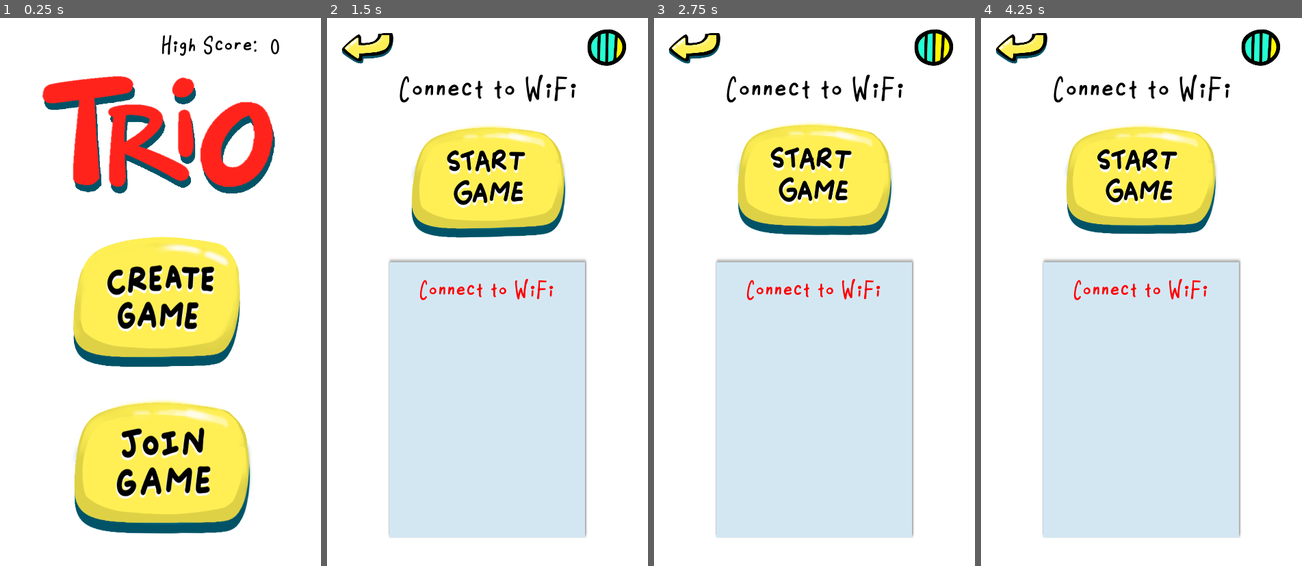
Above: before the commit, frames 1-4 (left to right).
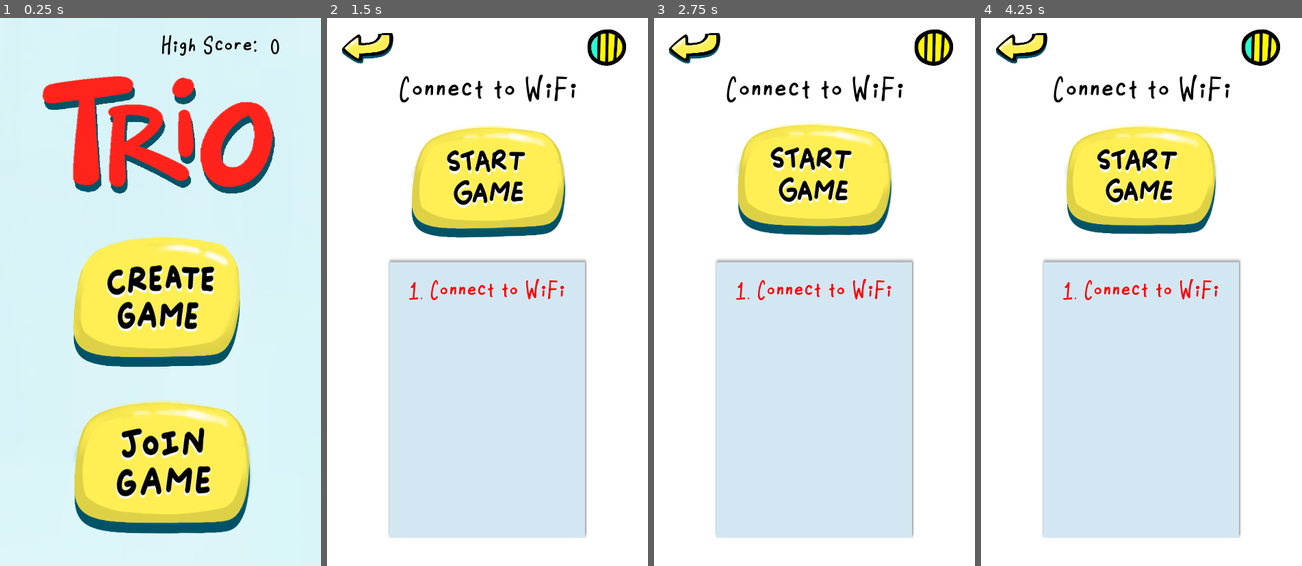
Above: after the commit, the same moments.

Repository: brennanho/Trio
Game: Godot game, scene res://Main.tscn
Same seed, same stepped clock (60 frames per second), same inputs: the game is played once before the commit and once after it.
Inputs (mouse positions are in pixels of both pictures, inside the frame that each line leads up to):
- Up to frame 1 (0.25 s): no input
- Up to frame 2 (1.5 s): click (484, 297) at 0.5 s; click (487, 182) at 1.25 s
- Up to frame 3 (2.75 s): click (814, 182) at 2 s
- Up to frame 4 (4.25 s): click (1141, 182) at 2.75 s

The runs differ from the first frame. In frame 1, 69% of the frame differs, in the area x 0-100%, y 0-100%; in frame 2, 0.8%; in frame 3, 0.7%; in frame 4, 0.8%.

Commit message:
Numbered order in lobby

Diff:
--- a/Lobby.tscn
+++ b/Lobby.tscn
@@ -43,10 +43,10 @@
 self_modulate = Color( 1, 1, 1, 0.607843 )
 anchor_right = 1.0
 anchor_bottom = 1.0
-margin_left = 1021.8
-margin_top = 616.72
-margin_right = 636.798
-margin_bottom = 1061.72
+margin_left = 1014.01
+margin_top = 612.824
+margin_right = 629.006
+margin_bottom = 1057.82
 rect_rotation = 90.0
 texture = ExtResource( 1 )
 expand = true
@@ -115,7 +115,7 @@
 position = Vector2( 947.176, 513.004 )
 scale = Vector2( 0.448125, 0.498043 )
 frames = SubResource( 2 )
-frame = 3
+frame = 1
 playing = true
 flip_v = true
 
--- a/Main.tscn
+++ b/Main.tscn
@@ -34,10 +34,10 @@
 show_behind_parent = true
 anchor_right = 1.0
 anchor_bottom = 1.0
-margin_left = 616.188
-margin_top = -4.29004
-margin_right = 680.188
-margin_bottom = 49.71
+margin_left = -29.9553
+margin_top = -14.8386
+margin_right = 34.0448
+margin_bottom = 39.1614
 texture = ExtResource( 1 )
 expand = true
 stretch_mode = 1
--- a/Select_Room.tscn
+++ b/Select_Room.tscn
@@ -56,10 +56,10 @@
 [node name="Background" type="TextureRect" parent="."]
 anchor_right = 1.0
 anchor_bottom = 1.0
-margin_left = 658.333
-margin_top = 2.15848
-margin_right = 658.333
-margin_bottom = 2.15845
+margin_left = 632.431
+margin_top = 8.63391
+margin_right = 632.431
+margin_bottom = 8.63391
 texture = ExtResource( 1 )
 expand = true
 
@@ -111,7 +111,7 @@
 rotation = 1.5708
 scale = Vector2( 0.499022, 0.562123 )
 frames = SubResource( 8 )
-frame = 2
+frame = 4
 playing = true
 
 [connection signal="pressed" from="Back" to="Back" method="_on_Back_pressed"]
--- a/Start_Game.tscn
+++ b/Start_Game.tscn
@@ -775,14 +775,14 @@
 
 [node name="Background" type="TextureRect" parent="."]
 modulate = Color( 0.882353, 0.882353, 0.882353, 1 )
-self_modulate = Color( 1, 1, 1, 0.607843 )
+self_modulate = Color( 1, 1, 1, 0.196078 )
 show_behind_parent = true
 anchor_right = 1.0
 anchor_bottom = 1.0
-margin_left = 609.801
-margin_top = 3.31073
-margin_right = 683.801
-margin_bottom = 25.3108
+margin_left = -33.66
+margin_top = -17.7864
+margin_right = 40.34
+margin_bottom = 4.21362
 texture = ExtResource( 1 )
 expand = true
 
@@ -1406,7 +1406,7 @@
 scale = Vector2( 0.136222, 0.159515 )
 frames = SubResource( 38 )
 animation = "firework"
-frame = 4
+frame = 7
 speed_scale = 0.75
 playing = true
 flip_v = true
--- a/scripts/lobby.gd
+++ b/scripts/lobby.gd
@@ -21,12 +21,14 @@
 	rpc("start_game", scene_to_load, seed_val, peer)
 
 func add_players_to_screen(players):
+	var player_num = 1
 	for player in global.players_in_lobby.keys():
-		add_player_to_screen(player, global.players_ips[player])
+		add_player_to_screen(player_num, player, global.players_ips[player])
+		player_num += 1
 
-func add_player_to_screen(player_id, ip):
+func add_player_to_screen(player_num, player_id, ip):
 	var player = Label.new()
-	player.text = global.ip_to_name(ip)
+	player.text = str(player_num) + ". " + global.ip_to_name(ip)
 	var font = DynamicFont.new()
 	font.size = FONT_SIZE
 	font.font_data = FONT
@@ -53,7 +55,7 @@
 		get_node("Network").init_server()
 		randomize()
 		seed_val = randi()
-		add_player_to_screen(1, global.get_host_ip())
+		add_player_to_screen(1,1, global.get_host_ip())
 		global.discover_thread = Thread.new()
 		global.discover_thread.start(get_node("Network"), "broadcast_to_clients", [null])
 	else:
--- a/scripts/network.gd
+++ b/scripts/network.gd
@@ -12,7 +12,7 @@
 	get_parent().add_players_to_screen(global.players_in_lobby)
 
 remote func add_new_client_to_other_client(id, ip):
-	get_parent().add_player_to_screen(id, ip)
+	get_parent().add_player_to_screen(len(global.players_in_lobby)+1,id, ip)
 
 remote func remove_client_from_other_client(id):
 	get_parent().remove_player_from_screen(id)
@@ -34,10 +34,10 @@
 # EXECUTED ON SERVER SIDE
 func _client_connected(id):
 	print('Client ' + str(id) + ' has joined')
-	get_parent().add_player_to_screen(id, global.peer.get_peer_address(id))
+	get_parent().add_player_to_screen(len(global.players_in_lobby)+1,id, global.peer.get_peer_address(id))
 	for player_id in global.players_in_lobby.keys():
 		if player_id != 1 and player_id != id:
-			rpc_id(player_id, "add_new_client_to_other_client", id, global.peer.get_peer_address(player_id))
+			rpc_id(player_id, "add_new_client_to_other_client", id, global.peer.get_peer_address(id))
 	rpc_id(id, "update_players_lobby", global.players_in_lobby, global.players_ips, id)
 
 func _client_disconnected(id):
